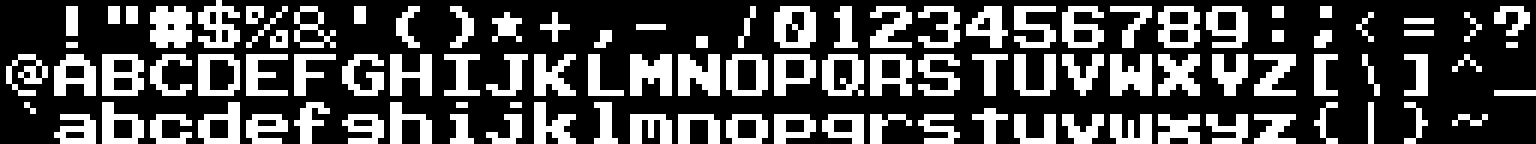
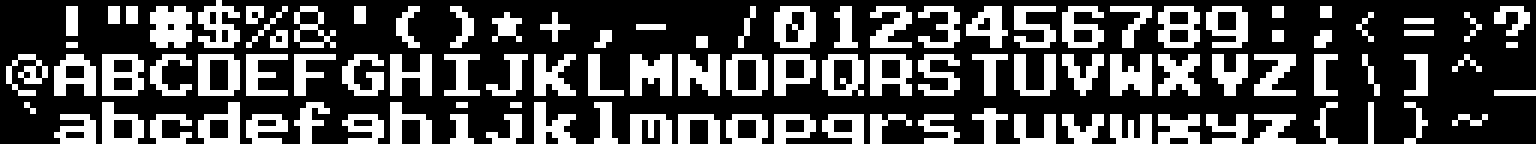
Layer changes from the first 1536 × 144 image to the second:
painted on "Pasted Layer" over <box>228,66,234,84</box>
